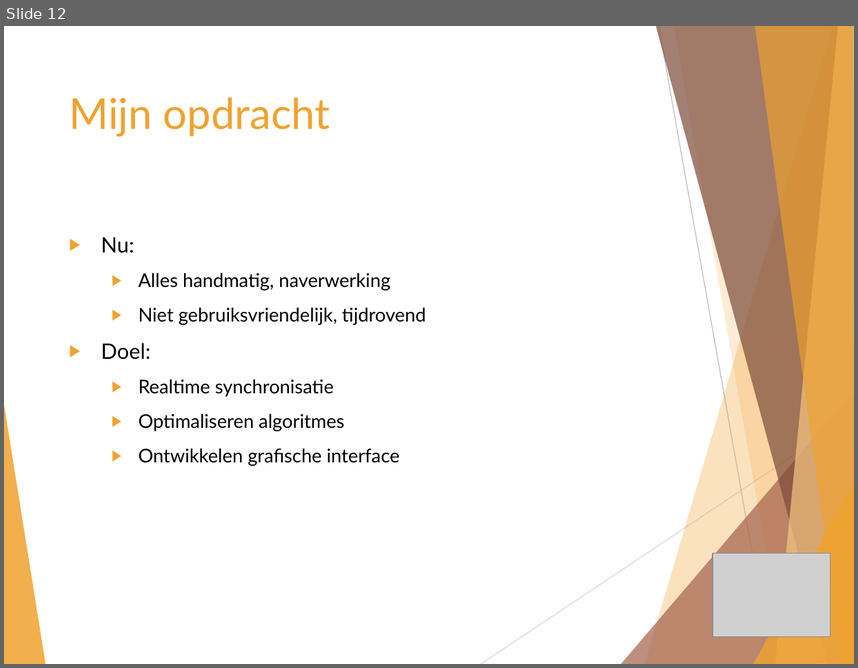
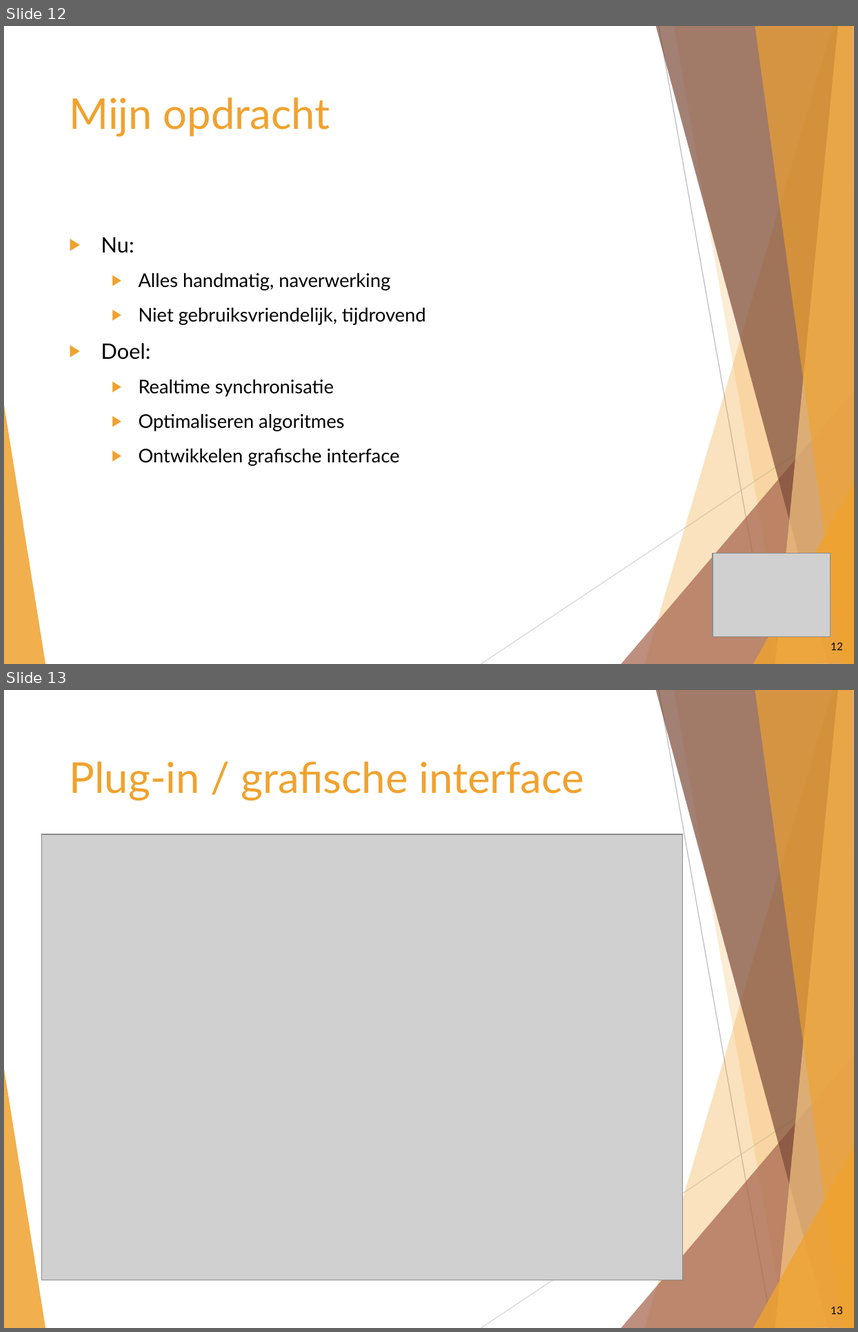
Before and after one commit to wardva/SignalSync, a slide deck: Presentatie 1/Masterproef_final.pptx. Shown one above the other, each under a label of ours: slide 12 before the commit, slides 12 and 13 after it. The pictures are 858x668 and 858x1332 pixels, drawn with LibreOffice and Linux fonts; fonts in the diff are those of the drawing; grey boxes stand for pictures. Boxes give left, top, right and bottom in pixels: in the first picture for what was removed or moved away, otherwise in the second. Text is boxed around its words. In the diff, an @@ line names an element or a change of style, - is before the commit and + after.

```diff
--- a/Presentatie 1/Masterproef_final.pptx
+++ b/Presentatie 1/Masterproef_final.pptx
@@ slide 13 added at (4,690,854,1328), background #FFFFFF; not listed: 10 template elements that a slide beside it also shows @@
@@ title added at (69,761,584,801), 36 pt, text #F0A22E @@
+Plug-in / grafische interface
@@ picture added at (41,834,682,1280) @@
@@ page number added at (831,1306,843,1314), 9 pt, text #000000 @@
+13
@@ slide 12 changed as well @@
@@ page number added at (831,642,843,650), 9 pt, text #000000 @@
+12
```
Also in this commit, not shown: 12 other slides changed, 21 other files.
